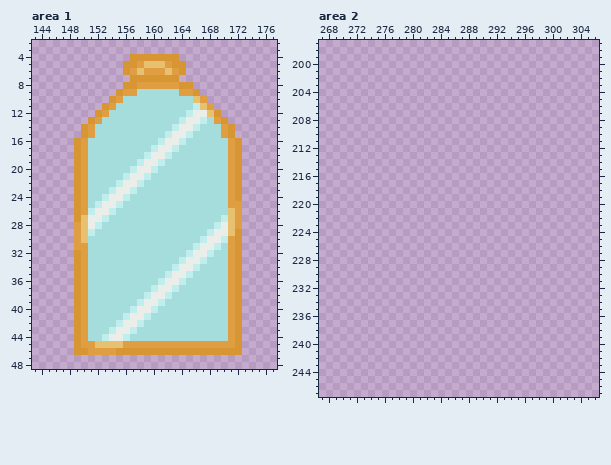
Two states of a pixel-art file, assets/ld51.aseprite. Above: the version before the commit.
512x512 pixels, 1 frame. Colours within 5 levels of each other are drawn and written as one. Shown: area 1: x 143..177, y 2..48; area 2: x 267..306, y 197..247. The commit also changed other parts of the picture, which this record leaves out.
After the commit:
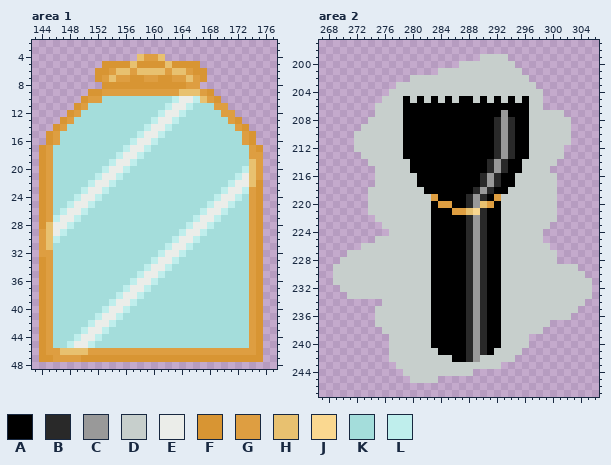
Palette (. is transparent): A #000000  B #292929  C #999999  D #c7cfcc  E #ebede9  F #d89533  G #de9e41  H #e8c170  J #fad890  K #a4dddb  L #bfeeec
Difference:
--- area 1, layer "Mirroir"
@@ x 143..177 @@
  3 ...................................
- 4 ..............FFFFFFF..............
- 5 .............FFGHHHGFF.............
- 6 .............FGHGGGHGF.............
- 7 ..............FFFFFFF..............
- 8 .............FFGGGGGGFF............
- 9 ............FGGKKKKKKGGF...........
-10 ...........FGKKKKKKKKKKHG..........
-11 ..........FGKKKKKKKKKKKLHG.........
-12 .........FGKKKKKKKKKKKLEEHF........
-13 ........FGKKKKKKKKKKKLEELKGF.......
-14 .......FGKKKKKKKKKKKLEELKKKGF......
-15 .......FGKKKKKKKKKKLEELKKKKGF......
-16 ......FGKKKKKKKKKKLEELKKKKKKGF.....
-17 ......FGKKKKKKKKKLEELKKKKKKKGF.....
-18 ......FGKKKKKKKKLEELKKKKKKKKGF.....
-19 ......FGKKKKKKKLEELKKKKKKKKKGF.....
-20 ......FGKKKKKKLEELKKKKKKKKKKGF.....
-21 ......FGKKKKKLEELKKKKKKKKKKKGF.....
-22 ......FGKKKKLEELKKKKKKKKKKKKGF.....
-23 ......FGKKKLEELKKKKKKKKKKKKKGF.....
-24 ......FGKKLEELKKKKKKKKKKKKKKGF.....
-25 ......FGKLEELKKKKKKKKKKKKKKKGG.....
-26 ......FGLEELKKKKKKKKKKKKKKKKHG.....
-27 ......FHEELKKKKKKKKKKKKKKKKLHG.....
-28 ......GHELKKKKKKKKKKKKKKKKLEHG.....
-29 ......GHLKKKKKKKKKKKKKKKKLEEHF.....
-30 ......GHKKKKKKKKKKKKKKKKLEELGF.....
-31 ......GGKKKKKKKKKKKKKKKLEELKGF.....
-32 ......FGKKKKKKKKKKKKKKLEELKKGF.....
-33 ......FGKKKKKKKKKKKKKLEELKKKGF.....
-34 ......FGKKKKKKKKKKKKLEELKKKKGF.....
-35 ......FGKKKKKKKKKKKLEELKKKKKGF.....
-36 ......FGKKKKKKKKKKLEELKKKKKKGF.....
-37 ......FGKKKKKKKKKLEELKKKKKKKGF.....
-38 ......FGKKKKKKKKLEELKKKKKKKKGF.....
-39 ......FGKKKKKKKLEELKKKKKKKKKGF.....
-40 ......FGKKKKKKLEELKKKKKKKKKKGF.....
-41 ......FGKKKKKLEELKKKKKKKKKKKGF.....
-42 ......FGKKKKLEELKKKKKKKKKKKKGF.....
-43 ......FGKKKLEELKKKKKKKKKKKKKGF.....
-44 ......FGKKLEELKKKKKKKKKKKKKKGF.....
-45 ......FGGHHHHGGGGGGGGGGGGGGGGF.....
-46 ......FFGGGGFFFFFFFFFFFFFFFFFF.....
-47 ...................................
+ 4 ...............HGGH................
+ 5 ..........FFFFHFFFFHFFFF...........
+ 6 .........FFGHHGHHHHGHHGFF..........
+ 7 .........FGHGGFFGGFFGGHGF..........
+ 8 ..........FFFFFFFFFFFFGG...........
+ 9 ........FFGGGGGGGGGGGHHHGF.........
+10 .......FGGKKKKKKKKKKLEELHGF........
+11 ......FGKKKKKKKKKKKLEELKKKGG.......
+12 .....FGKKKKKKKKKKKLEELKKKKKGG......
+13 ....FGKKKKKKKKKKKLEELKKKKKKKGF.....
+14 ...FGKKKKKKKKKKKLEELKKKKKKKKKGF....
+15 ..FGKKKKKKKKKKKLEELKKKKKKKKKKKGF...
+16 ..FGKKKKKKKKKKLEELKKKKKKKKKKKKGF...
+17 .FGKKKKKKKKKKLEELKKKKKKKKKKKKKKGF..
+18 .FGKKKKKKKKKLEELKKKKKKKKKKKKKKKGG..
+19 .FGKKKKKKKKLEELKKKKKKKKKKKKKKKKHG..
+20 .FGKKKKKKKLEELKKKKKKKKKKKKKKKKLHG..
+21 .FGKKKKKKLEELKKKKKKKKKKKKKKKKLEHG..
+22 .FGKKKKKLEELKKKKKKKKKKKKKKKKLEEHF..
+23 .FGKKKKLEELKKKKKKKKKKKKKKKKLEELGF..
+24 .FGKKKLEELKKKKKKKKKKKKKKKKLEELKGF..
+25 .FGKKLEELKKKKKKKKKKKKKKKKLEELKKGF..
+26 .FGKLEELKKKKKKKKKKKKKKKKLEELKKKGF..
+27 .FGLEELKKKKKKKKKKKKKKKKLEELKKKKGF..
+28 .FHEELKKKKKKKKKKKKKKKKLEELKKKKKGF..
+29 .GHELKKKKKKKKKKKKKKKKLEELKKKKKKGF..
+30 .GHLKKKKKKKKKKKKKKKKLEELKKKKKKKGF..
+31 .GHKKKKKKKKKKKKKKKKLEELKKKKKKKKGF..
+32 .GGKKKKKKKKKKKKKKKLEELKKKKKKKKKGF..
+33 .FGKKKKKKKKKKKKKKLEELKKKKKKKKKKGF..
+34 .FGKKKKKKKKKKKKKLEELKKKKKKKKKKKGF..
+35 .FGKKKKKKKKKKKKLEELKKKKKKKKKKKKGF..
+36 .FGKKKKKKKKKKKLEELKKKKKKKKKKKKKGF..
+37 .FGKKKKKKKKKKLEELKKKKKKKKKKKKKKGF..
+38 .FGKKKKKKKKKLEELKKKKKKKKKKKKKKKGF..
+39 .FGKKKKKKKKLEELKKKKKKKKKKKKKKKKGF..
+40 .FGKKKKKKKLEELKKKKKKKKKKKKKKKKKGF..
+41 .FGKKKKKKLEELKKKKKKKKKKKKKKKKKKGF..
+42 .FGKKKKKLEELKKKKKKKKKKKKKKKKKKKGF..
+43 .FGKKKKLEELKKKKKKKKKKKKKKKKKKKKGF..
+44 .FGKKKLEELKKKKKKKKKKKKKKKKKKKKKGF..
+45 .FGKKLEELKKKKKKKKKKKKKKKKKKKKKKGF..
+46 .FGGHHHHGGGGGGGGGGGGGGGGGGGGGGGGF..
+47 .FFGGGGFFFFFFFFFFFFFFFFFFFFFFFFFF..
 48 ...................................
--- area 2, layers "Mirroir", "Briques"
@@ x 267..306 @@
 198 ........................................
-199 ........................................
-200 ........................................
-201 ........................................
-202 ........................................
-203 ........................................
-204 ........................................
-205 ........................................
-206 ........................................
-207 ........................................
-208 ........................................
-209 ........................................
-210 ........................................
-211 ........................................
-212 ........................................
-213 ........................................
-214 ........................................
-215 ........................................
-216 ........................................
-217 ........................................
-218 ........................................
-219 ........................................
-220 ........................................
-221 ........................................
-222 ........................................
-223 ........................................
-224 ........................................
-225 ........................................
-226 ........................................
-227 ........................................
-228 ........................................
-229 ........................................
-230 ........................................
-231 ........................................
-232 ........................................
-233 ........................................
-234 ........................................
-235 ........................................
-236 ........................................
-237 ........................................
-238 ........................................
-239 ........................................
-240 ........................................
-241 ........................................
-242 ........................................
-243 ........................................
-244 ........................................
-245 ........................................
+199 .......................DDDD.............
+200 ....................DDDDDDDD............
+201 .................DDDDDDDDDDDD...........
+202 .............DDDDDDDDDDDDDDDDD..........
+203 ...........DDDDDDDDDDDDDDDDDDDD.........
+204 ..........DDDDDDDDDDDDDDDDDDDDDD........
+205 .........DDDADADADADAADADADADADD........
+206 ........DDDDAAAAAAAAAAAAAAAAAADD........
+207 ........DDDDAAAAAAAAAAAAAACAAADDDDD.....
+208 .......DDDDDAAAAAAAAAAAAABCBAADDDDDD....
+209 ......DDDDDDAAAAAAAAAAAAABCBAADDDDDD....
+210 .....DDDDDDDAAAAAAAAAAAAABCBAADDDDDD....
+211 .....DDDDDDDAAAAAAAAAAAAABCBAADDDDDD....
+212 .....DDDDDDDAAAAAAAAAAAAABCBAADDDDD.....
+213 ......DDDDDDAAAAAAAAAAAAABCBAADDDDD.....
+214 .......DDDDDDAAAAAAAAAAABCBAADDDDD......
+215 ........DDDDDAAAAAAAAAAABCBAADDDD.......
+216 ........DDDDDDAAAAAAAAABCBAADDDDDD......
+217 ........DDDDDDAAAAAAAAABCBAADDDDDD......
+218 .......DDDDDDDDAAAAAAABCBAADDDDDDD......
+219 .......DDDDDDDDDGAAAABCBAGDDDDDDDD......
+220 .......DDDDDDDDDAGGAABCHGADDDDDDDD......
+221 .......DDDDDDDDDAAAGGHJBAADDDDDDDD......
+222 ........DDDDDDDDAAAAABCBAADDDDDDDD......
+223 .........DDDDDDDAAAAABCBAADDDDDDD.......
+224 ..........DDDDDDAAAAABCBAADDDDDD........
+225 ........DDDDDDDDAAAAABCBAADDDDDD........
+226 ......DDDDDDDDDDAAAAABCBAADDDDDDD.......
+227 ....DDDDDDDDDDDDAAAAABCBAADDDDDDDD......
+228 ...DDDDDDDDDDDDDAAAAABCBAADDDDDDDD......
+229 ..DDDDDDDDDDDDDDAAAAABCBAADDDDDDDDDDD...
+230 ..DDDDDDDDDDDDDDAAAAABCBAADDDDDDDDDDDD..
+231 ..DDDDDDDDDDDDDDAAAAABCBAADDDDDDDDDDDDD.
+232 ...DDDDDDDDDDDDDAAAAABCBAADDDDDDDDDDDDD.
+233 ....DDDDDDDDDDDDAAAAABCBAADDDDDDDDDDDDD.
+234 .........DDDDDDDAAAAABCBAADDDDDDDDDDDD..
+235 ........DDDDDDDDAAAAABCBAADDDDDDDDDDD...
+236 ........DDDDDDDDAAAAABCBAADDDDDDDDDD....
+237 ........DDDDDDDDAAAAABCBAADDDDDDD.......
+238 .........DDDDDDDAAAAABCBAADDDDDD........
+239 ..........DDDDDDAAAAABCBAADDDD..........
+240 ..........DDDDDDAAAAABCBAADDDD..........
+241 ..........DDDDDDDAAAABCBADDDD...........
+242 ..........DDDDDDDDDAABCDDDDD............
+243 ...........DDDDDDDDDDDDDDD..............
+244 ............DDDDDDDDDD..................
+245 .............DDDD.......................
 246 ........................................
Where, in picture pixels (left, top, right, bottom), the same in both pictures:
changed: (39, 54, 263, 362)
added: (333, 54, 592, 383)
